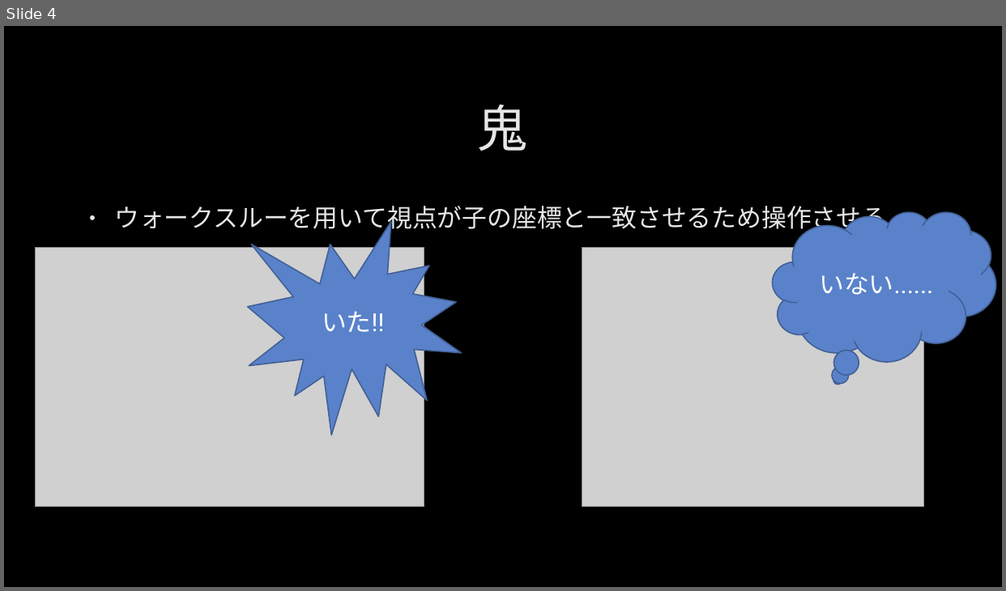
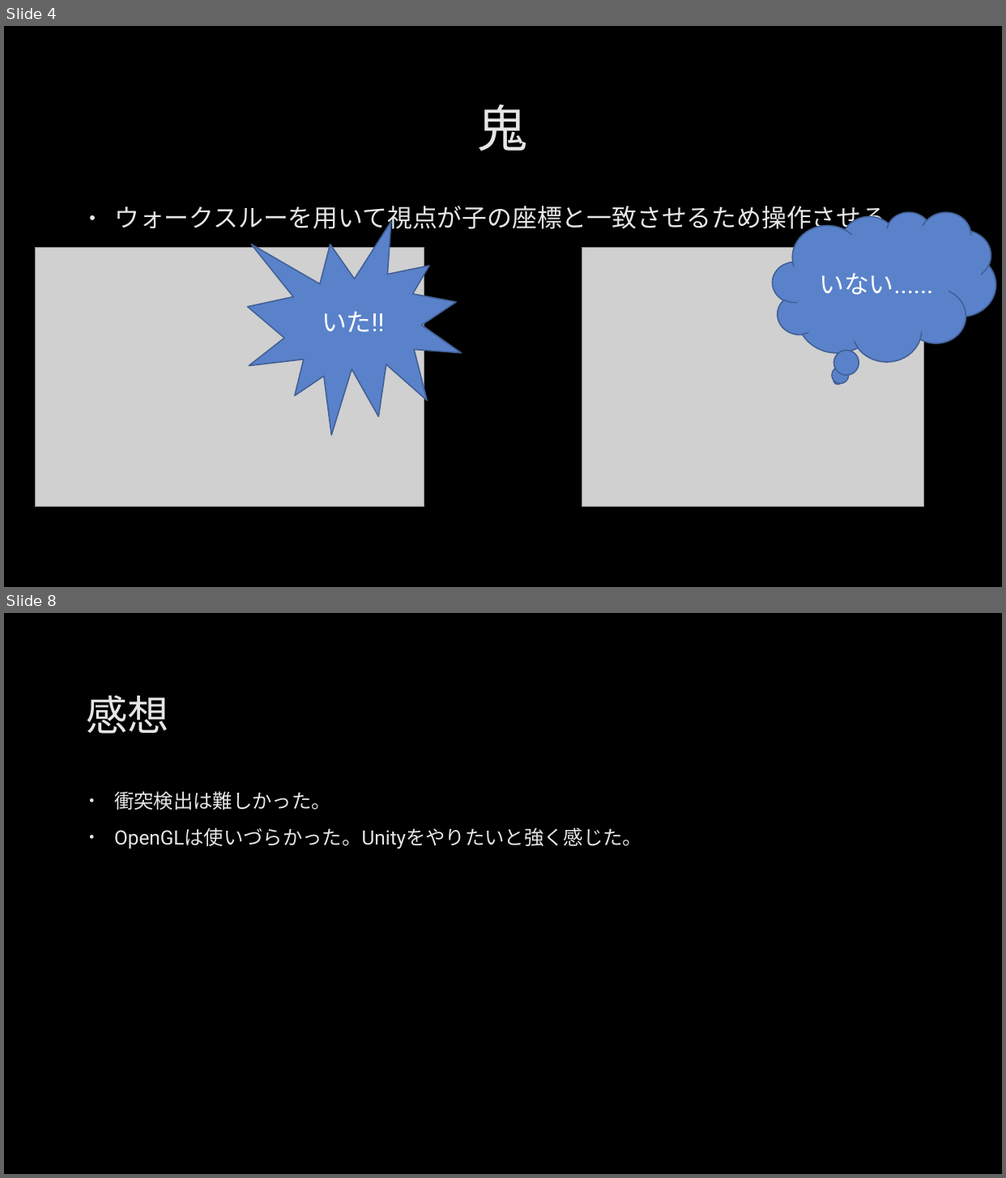
Before and after one commit to hamukawa0406/CG, a slide deck: freeProduction.pptx. Shown one above the other, each under a label of ours: slide 4 before the commit, slides 4 and 8 after it; the slides between them are not shown. The pictures are 1006x591 and 1006x1178 pixels, drawn with LibreOffice and Linux fonts; fonts in the diff are those of the drawing; grey boxes stand for pictures; background and template pictures are left out. Boxes give left, top, right and bottom in pixels: in the first picture for what was removed or moved away, otherwise in the second. Text is boxed around its words. In the diff, an @@ line names an element or a change of style, - is before the commit and + after.

```diff
--- a/freeProduction.pptx
+++ b/freeProduction.pptx
@@ slide 8 added at (4,613,1002,1174), background picture (left out) @@
@@ title added at (87,696,170,734), 40 pt, text #E7E6E6 @@
+感想
@@ text added at (114,791,642,849), 19 pt, text #E7E6E6 @@
+• 衝突検出は難しかった。
+• OpenGLは使いづらかった。Unityをやりたいと強く感じた。
```
Also in this commit, not shown: 2 other slides added, 1 other file.
